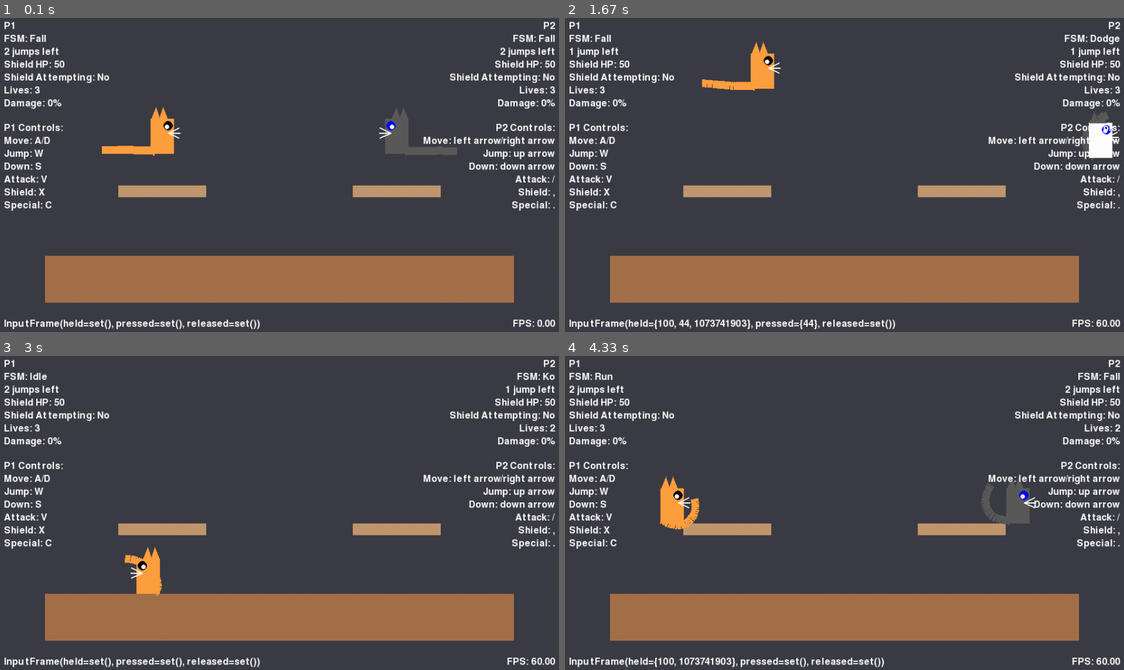
Above: before the commit, frames 1-4 (two rows, left to right).
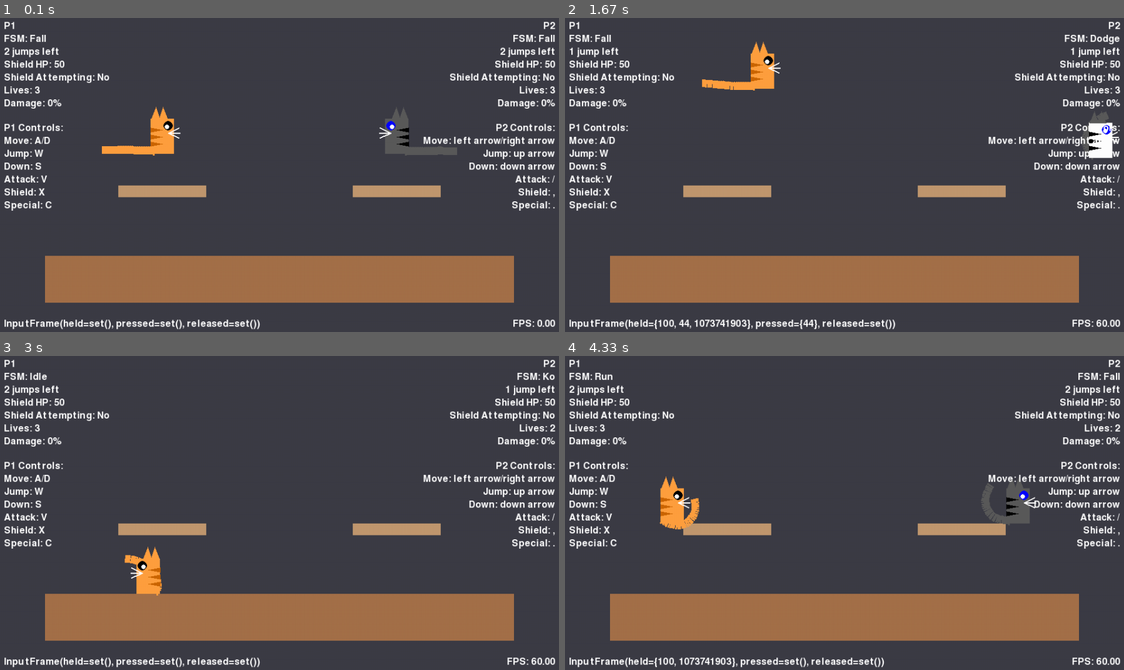
Above: after the commit, the same moments.

Repository: avidrucker/pycats
Game: pygame game, started from pycats/game.py
Same seed, same stepped clock (60 frames per second), same inputs: the game is played once before the commit and once after it.
Inputs:
- Up to frame 1 (0.1 s): no input
- Up to frame 2 (1.67 s): hold Right 0.33-0.8 s; tap , at 0.83, 1.65 s; hold Up 1.17-1.47 s; hold W 1.17-1.47 s; hold Right from 1.5 s (still down); hold D from 1.5 s (still down)
- Up to frame 3 (3 s): release Right at 1.97 s; release D at 1.97 s; hold Left 2-2.53 s; hold A 2-2.53 s; tap X at 2.57 s
- Up to frame 4 (4.33 s): hold Left 3.23-3.63 s; hold A 3.23-3.63 s; hold Up 3.67-4.03 s; hold W 3.67-4.03 s; hold Right from 4.07 s (still down); hold D from 4.07 s (still down); tap , at 4.22 s

The runs differ from the first frame. In frame 1, 0.1% of the frame differs, in the area x 26-74%, y 34-42%; in frame 2, 0.1%, in the area x 33-96%, y 14-43%; in frame 3, less than 0.1%; in frame 4, 0.1%.

Commit message:
feat fur stripes

Diff:
--- a/pycats/config.py
+++ b/pycats/config.py
@@ -131,6 +131,12 @@
 WHISKER_COUNT = 3
 WHISKER_ANGLE = 25  # Angle in degrees between whiskers
 
+# Stripe pattern constants
+STRIPE_COUNT = 3
+STRIPE_WIDTH = 20
+STRIPE_HEIGHT = 8
+STRIPE_SPACING = 12  # Vertical spacing between stripes
+
 # ---------------- tail features -----------------
 TAIL_SEGMENTS = 30  # Number of segments in the tail
 TAIL_SEGMENT_LENGTH = 3  # Length of each segment
--- a/pycats/entities/player.py
+++ b/pycats/entities/player.py
@@ -95,6 +95,14 @@
         self.rect = self.image.get_rect(midbottom=(x, y))
         self.eye_color = eye_color
 
+        # Secondary fur color for stripes
+        if color == (255, 160, 64):  # Orange player (P1_COLOR)
+            self.stripe_color = (204, 102, 0)  # Dark orange
+        elif color == (90, 90, 90):  # Gray player (P2_COLOR)
+            self.stripe_color = (0, 0, 0)  # Black
+        else:
+            self.stripe_color = color  # Default to same color if no match
+
         # ---------- combat stats ----------
         self.percent = 0
         self.shield_hp = SHIELD_MAX_HP
--- a/pycats/game.py
+++ b/pycats/game.py
@@ -37,6 +37,10 @@
     WHISKER_ANGLE,
     WHISKER_OFFSET_Y,
     WHISKER_OFFSET_X,
+    STRIPE_COUNT,
+    STRIPE_WIDTH,
+    STRIPE_HEIGHT,
+    STRIPE_SPACING,
 )
 from .entities import Platform, Player
 from .systems import combat
@@ -210,6 +214,40 @@
         pygame.draw.line(screen, WHITE, start_pos, end_pos, WHISKER_THICKNESS)
 
 
+def draw_stripes(p: Player):
+    """Draws triangular stripes on the player's back for pattern."""
+    # Calculate stripe positions on the back of the player
+    back_center_x = p.rect.centerx + (-10 if p.facing_right else 10)
+    back_start_y = p.rect.top + 15  # Start stripes a bit down from the top
+
+    for i in range(STRIPE_COUNT):
+        # Calculate vertical position for each stripe
+        stripe_y = back_start_y + i * STRIPE_SPACING
+
+        # Make sure we don't draw stripes outside the player rectangle
+        if stripe_y + STRIPE_HEIGHT > p.rect.bottom:
+            break
+
+        # Create triangular stripe points pointing toward the front of the cat
+        if p.facing_right:
+            # Right-facing cat: triangle points right, flat side on the left (back)
+            stripe_points = [
+                (back_center_x - STRIPE_WIDTH // 2, stripe_y),                    # Back top
+                (back_center_x - STRIPE_WIDTH // 2, stripe_y + STRIPE_HEIGHT),    # Back bottom
+                (back_center_x + STRIPE_WIDTH // 2, stripe_y + STRIPE_HEIGHT // 2), # Front point
+            ]
+        else:
+            # Left-facing cat: triangle points left, flat side on the right (back)
+            stripe_points = [
+                (back_center_x + STRIPE_WIDTH // 2, stripe_y),                    # Back top
+                (back_center_x + STRIPE_WIDTH // 2, stripe_y + STRIPE_HEIGHT),    # Back bottom
+                (back_center_x - STRIPE_WIDTH // 2, stripe_y + STRIPE_HEIGHT // 2), # Front point
+            ]
+
+        # Draw the triangular stripe
+        pygame.draw.polygon(screen, p.stripe_color, stripe_points)
+
+
 #### TODO: split off damage % and stock lives rendering so that they are rendering last and at the bottom left and right corners of the screen
 #### TODO: implement dev info bool flag that, when True, shows all infos, and when False, only shows what should be shown to players normally
 def draw_hud(p: Player, label, topright=False):
@@ -302,9 +340,12 @@
         p.tail.draw(screen)
         # Draw player body
         screen.blit(p.image, p.rect)
+        # Draw stripes on the player's back
+        draw_stripes(p)
         draw_eye(p)
         draw_eye(p, eye=False)  # Draw a glint in the eye
         draw_cat_features(p)  # Draw cat features (ears and whiskers)
+        draw_stripes(p)  # Draw stripes on the player's back
         if p.fsm.state == "shield":
             #### TODO: convert shield radius magic nums to config constants (READY)
             ratio = p.shield_hp / SHIELD_MAX_HP
